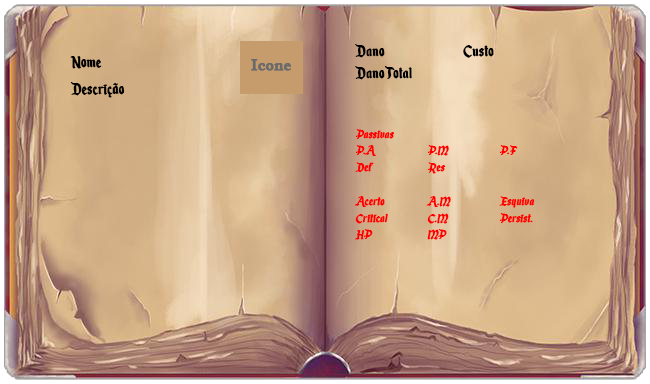
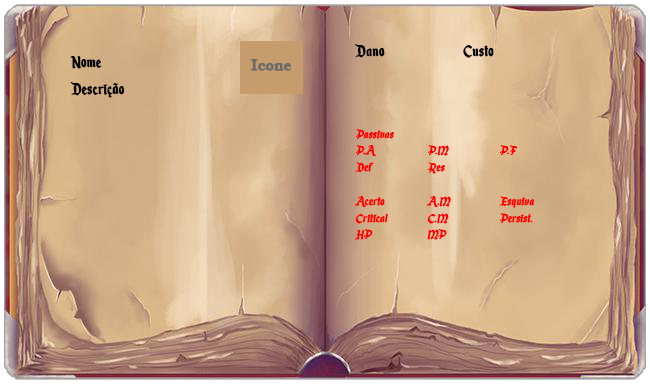
Layers edited between the first and the second (650, 384) image:
renamed "Dano Custo Dano Total Passivas P.A P.M P.F Def Res Ac" to "Dano Custo Passivas P.A P.M P.F Def Res Acerto A.M", painted on it over [355, 66, 412, 80]
